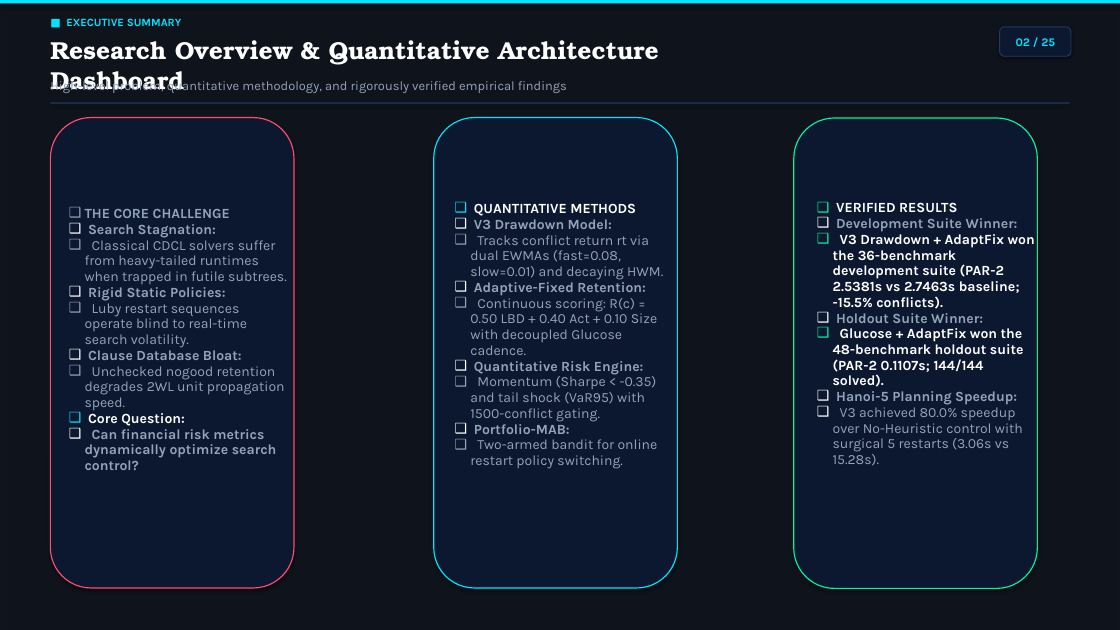
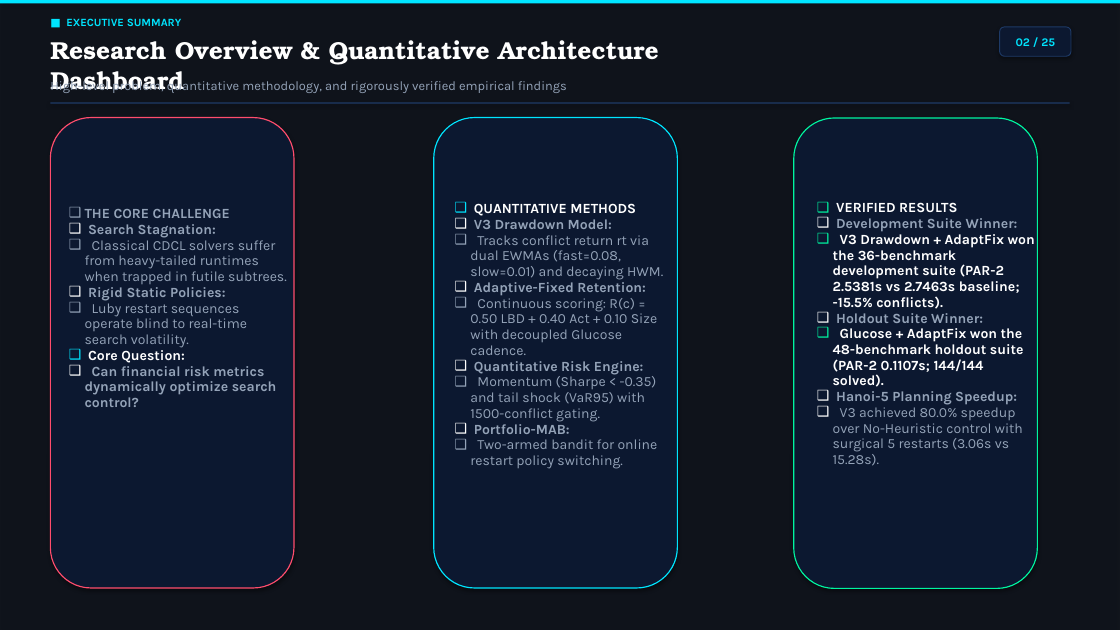
Before and after one commit to JamesBond-crypto/Adaptive-Restart-Nogood-Management-CDCL-SAT, a slide deck: slide 2 of Final_Presentation.pptx. Drawn at 1120x630 pixels with LibreOffice and Linux fonts; fonts in the diff are those of the drawing; background and template pictures are left out; a plain dark background stands for a picture behind light text. Boxes give left, top, right and bottom in pixels: in the first picture for what was removed or moved away, otherwise in the second. Text is boxed around its words. In the diff, an @@ line names an element or a change of style, - is before the commit and + after.

```diff
--- a/Final_Presentation.pptx
+++ b/Final_Presentation.pptx
@@ text at [85, 347, 285, 410]: paragraphs removed @@
-❑ Clause Database Bloat:
-❑ Unchecked nogood retention degrades 2WL unit propagation speed.
```
Also in this commit, not shown: 4 other slides changed, 2 slides removed, 10 other files.
